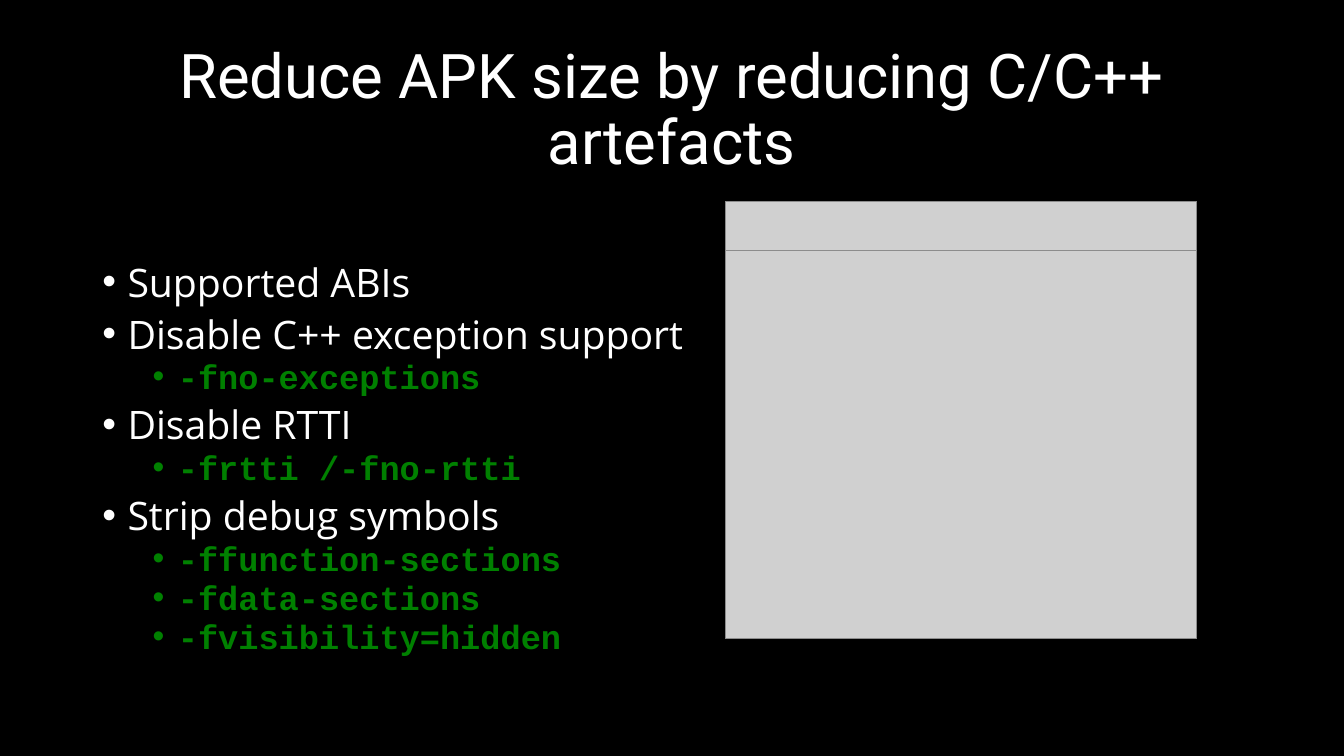
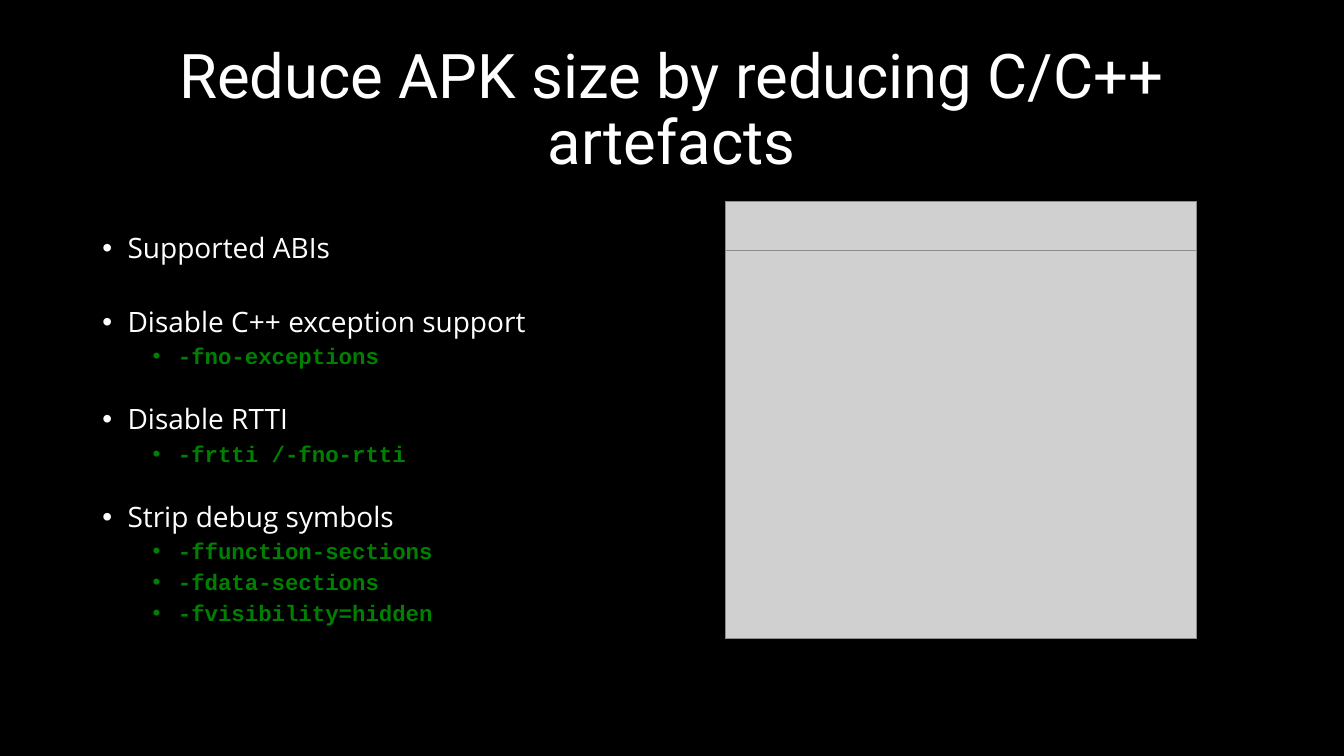
Before and after one commit to 9majka/NDK_presentation, a slide deck: slide 11 of NDK_SoftServeTheme.pptx. Drawn at 1344x756 pixels with LibreOffice and Linux fonts; fonts in the diff are those of the drawing; grey boxes stand for pictures; background and template pictures are left out. Boxes give left, top, right and bottom in pixels: in the first picture for what was removed or moved away, otherwise in the second. Text is boxed around its words. In the diff, an @@ line names an element or a change of style, - is before the commit and + after.

```diff
--- a/NDK_SoftServeTheme.pptx
+++ b/NDK_SoftServeTheme.pptx
@@ text "Supported ABIs": place and size @@
-text "Supported ABIs" at <box>128,267,683,656</box>
+text "Supported ABIs" at <box>128,236,525,626</box>
@@ text "Supported ABIs" at <box>128,236,525,626</box>: size 28 to 20 pt in "Supported ABIs", "Disable C++ exception support", "Disable RTTI", "Strip debug symbols"; size 24 to 16 pt in "-fno-exceptions", "-frtti /-fno-rtti", "-ffunction-sections", "-fdata-sections" and 1 more places; line spacing 0.8 to 0.9 @@
```
Also in this commit, not shown: 5 other slides changed, 1 slide added, 2 slides removed, 11 other files.
